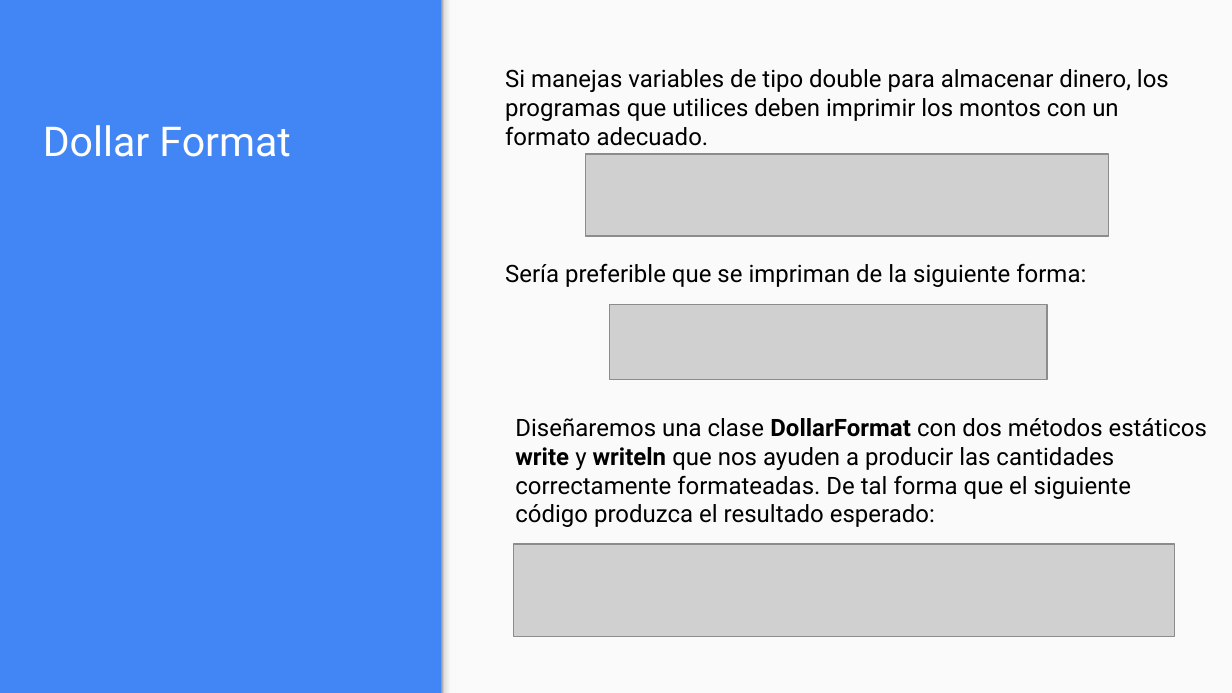
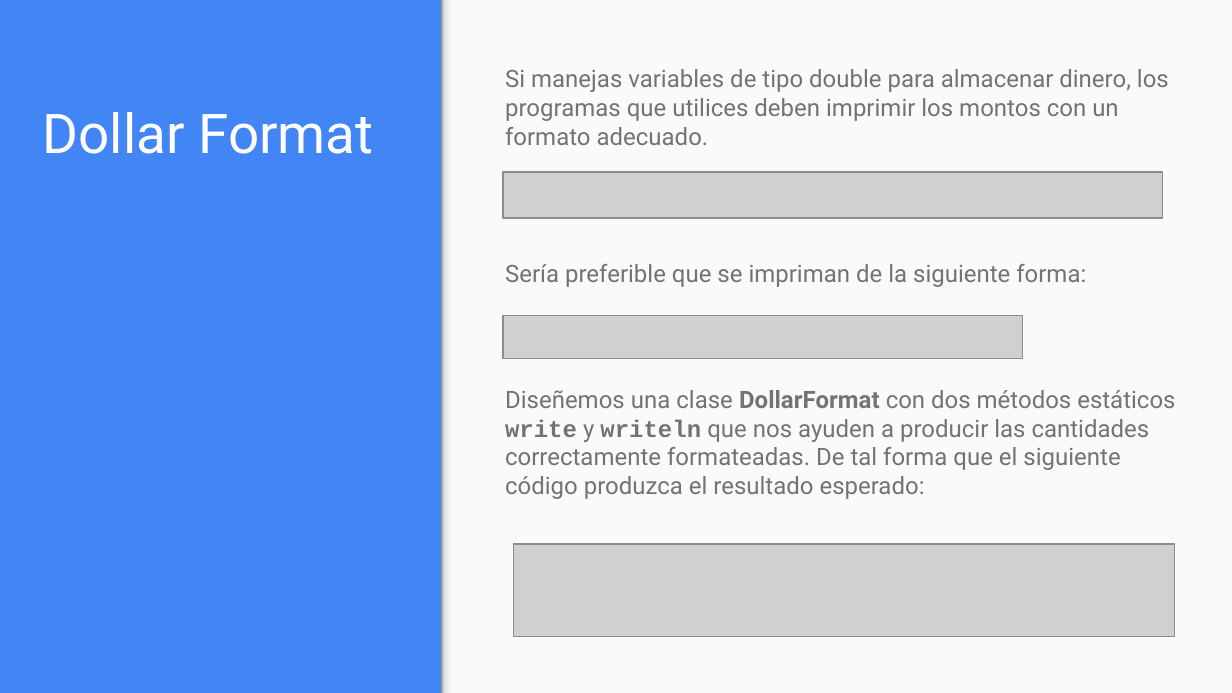
Before and after one commit to OMardil/INFO2, a slide deck: slide 18 of MOD06_Variables_y_metodos_estaticos/01 Presentacion/INFO2_MOD06-Variables_y_metodos_estaticos.pptx (slide 17 before the commit). Drawn at 1232x693 pixels with LibreOffice and Linux fonts; fonts in the diff are those of the drawing; grey boxes stand for pictures. Boxes give left, top, right and bottom in pixels: in the first picture for what was removed or moved away, otherwise in the second. Text is boxed around its words. In the diff, an @@ line names an element or a change of style, - is before the commit and + after.

```diff
--- a/MOD06_Variables_y_metodos_estaticos/01 Presentacion/INFO2_MOD06-Variables_y_metodos_estaticos.pptx
+++ b/MOD06_Variables_y_metodos_estaticos/01 Presentacion/INFO2_MOD06-Variables_y_metodos_estaticos.pptx
@@ title "Dollar Format" at box(43, 112, 373, 154): size 24 to 32 pt @@
@@ text "Si manejas variables de tipo ..." at box(505, 69, 1169, 145): text colour #000000 to #737373 @@
@@ picture: place and size @@
-picture at box(585, 154, 1109, 237)
+picture at box(503, 172, 1162, 219)
@@ text "Sería preferible que se impriman ..." at box(505, 264, 1086, 287): text colour #000000 to #737373 @@
@@ picture: place and size @@
-picture at box(610, 304, 1047, 379)
+picture at box(503, 315, 1023, 359)
@@ text at box(505, 390, 1175, 499): text changed; text colour #000000 to #737373 @@
-Diseñaremos una clase DollarFormat con dos métodos estáticos write y writeln que nos ayuden a producir las cantidades correctamente formateadas. De tal forma que el siguiente código produzca el resultado esperado:
+Diseñemos una clase DollarFormat con dos métodos estáticos write y writeln que nos ayuden a producir las cantidades correctamente formateadas. De tal forma que el siguiente código produzca el resultado esperado:
```
Also in this commit, not shown: 13 other slides changed, 4 slides added, 3 slides removed, 22 other files.
